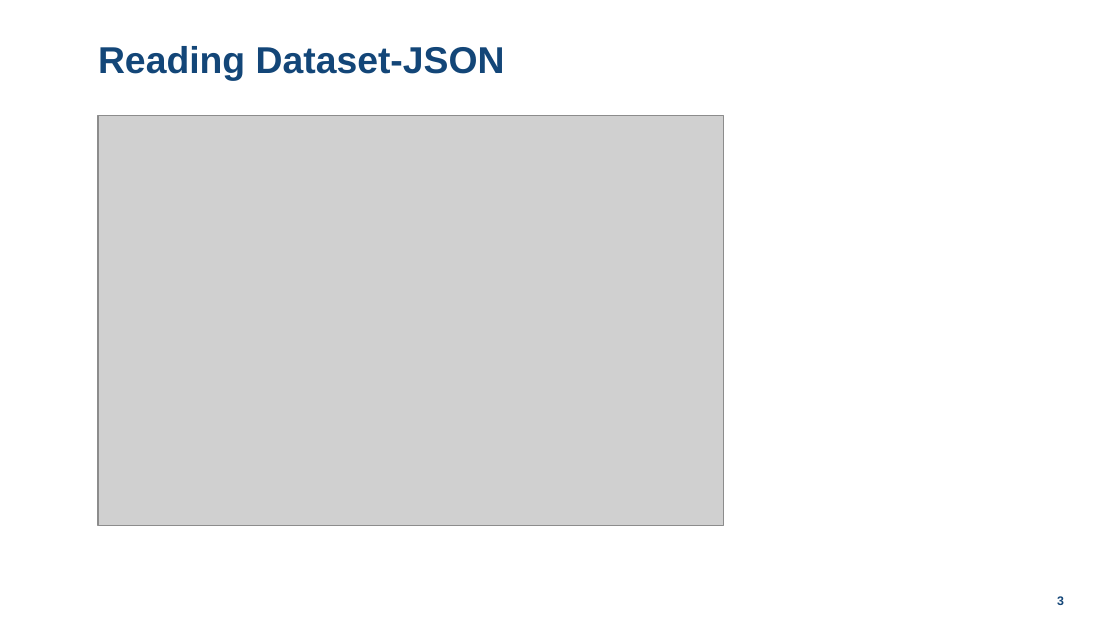
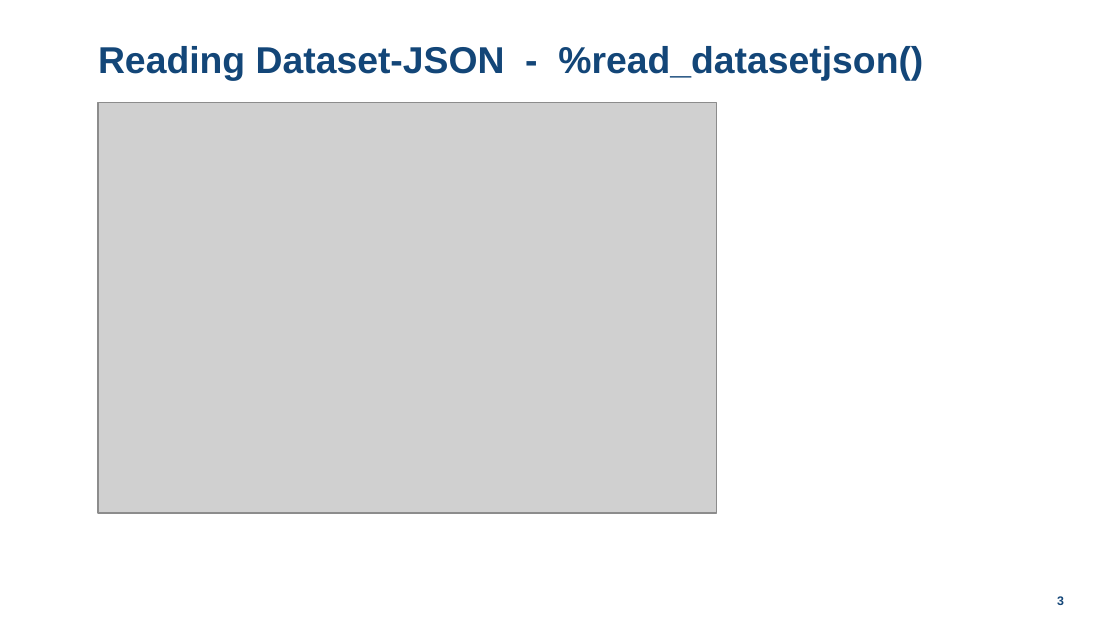
Before and after one commit to lexjansen/dataset-json-sas, a slide deck: slide 3 of doc/Dataset-JSON-Hackathon-SAS-implementation-LexJansen.pptx. Drawn at 1120x630 pixels with LibreOffice and Linux fonts; fonts in the diff are those of the drawing; grey boxes stand for pictures; background and template pictures are left out. Boxes give left, top, right and bottom in pixels: in the first picture for what was removed or moved away, otherwise in the second. Text is boxed around its words. In the diff, an @@ line names an element or a change of style, - is before the commit and + after.

```diff
--- a/doc/Dataset-JSON-Hackathon-SAS-implementation-LexJansen.pptx
+++ b/doc/Dataset-JSON-Hackathon-SAS-implementation-LexJansen.pptx
@@ title at [98,46,923,80]: text changed @@
-Reading Dataset-JSON
+Reading Dataset-JSON - %read_datasetjson()
@@ picture: place and size @@
-picture at [99,115,724,525]
+picture at [99,103,717,514]
```
Also in this commit, not shown: 3 other slides changed, 6 other files.
